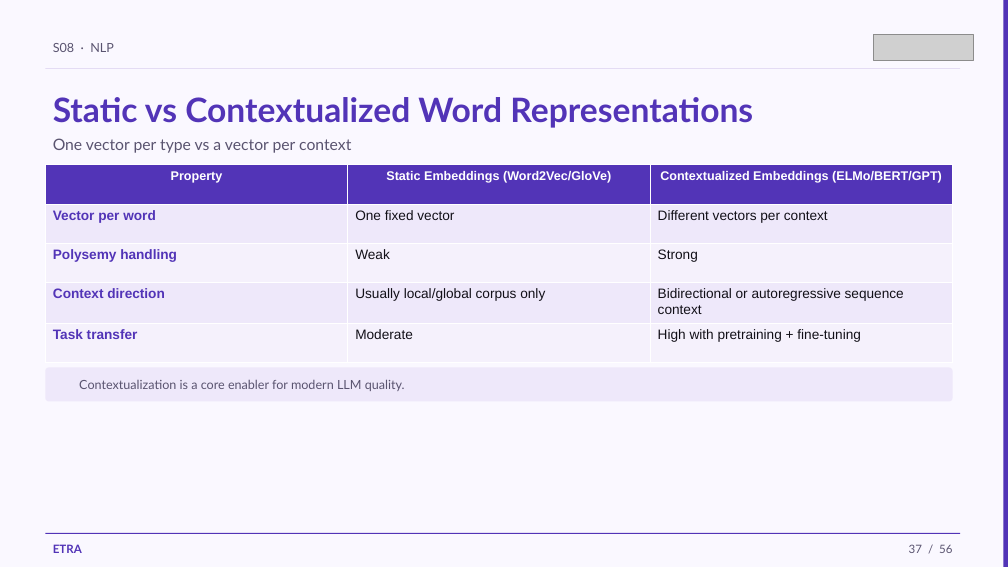
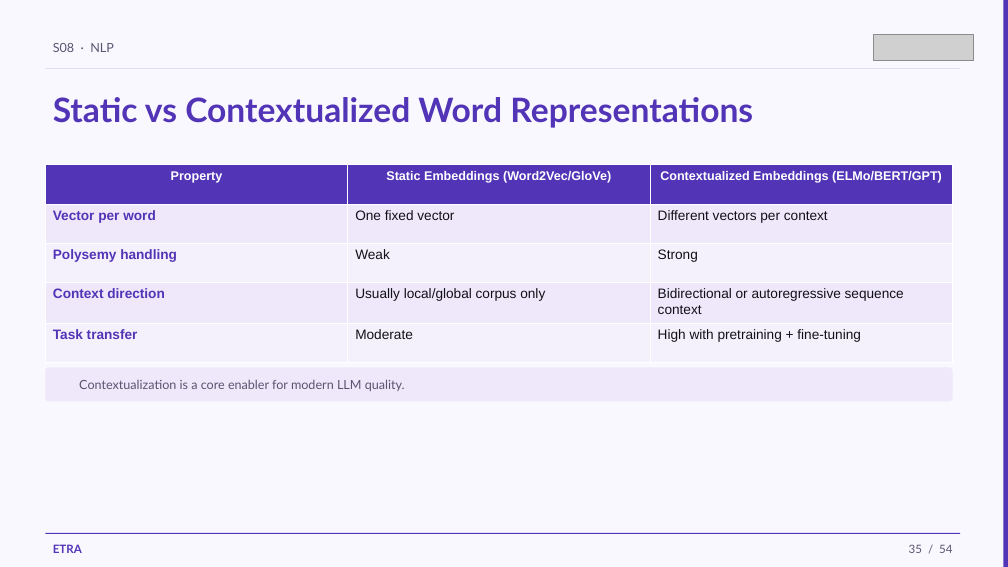
Before and after one commit to iksasa15/AI-ML, a slide deck: slide 35 of web-presentation/pdf-exports/Week3-Session1-NLP.pptx (slide 37 before the commit). Drawn at 1008x567 pixels with LibreOffice and Linux fonts; fonts in the diff are those of the drawing; grey boxes stand for pictures. Boxes give left, top, right and bottom in pixels: in the first picture for what was removed or moved away, otherwise in the second. Text is boxed around its words. In the diff, an @@ line names an element or a change of style, - is before the commit and + after.

```diff
--- a/web-presentation/pdf-exports/Week3-Session1-NLP.pptx
+++ b/web-presentation/pdf-exports/Week3-Session1-NLP.pptx
@@ text removed at (x1=53, y1=138, x2=351, y2=153) @@
-One vector per type vs a vector per context
@@ text at (x1=909, y1=544, x2=952, y2=553): text changed @@
-37 / 56
+35 / 54
```
Also in this commit, not shown: 52 other slides changed, 2 slides removed, 2 other files.
